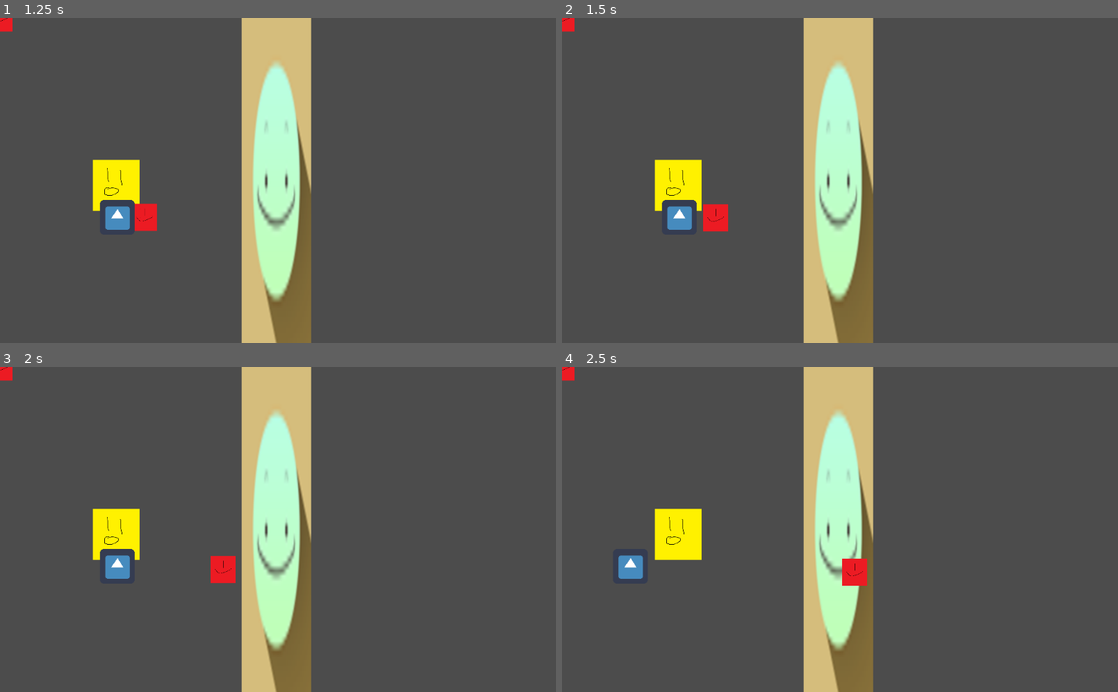
Above: before the commit, frames 1-4 (two rows, left to right).
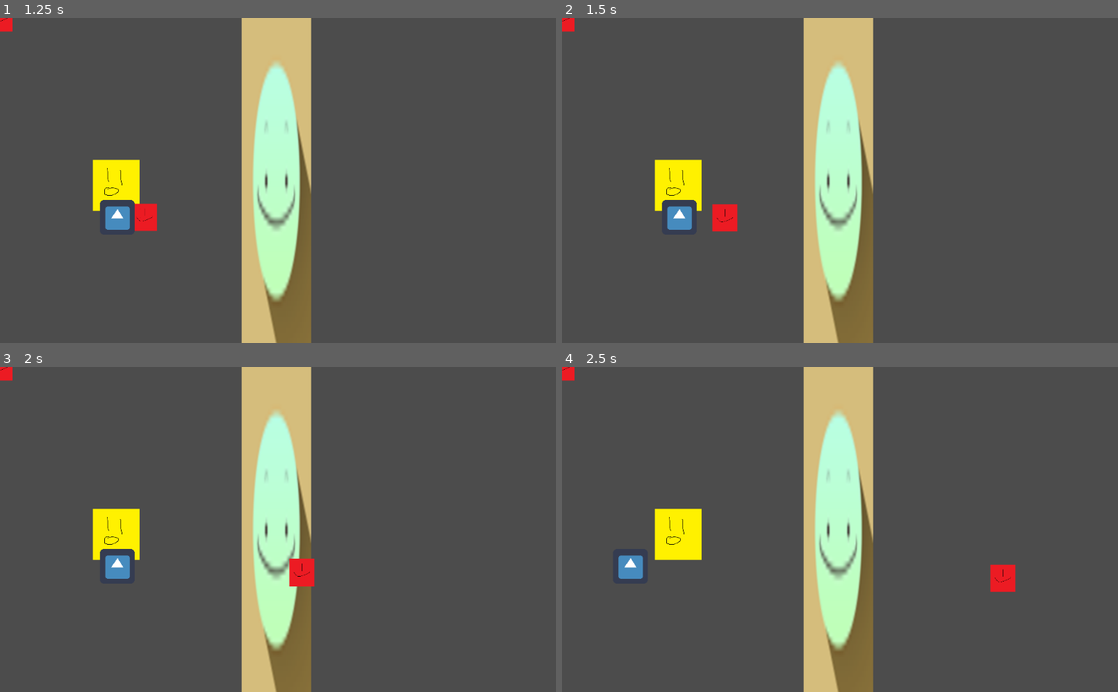
Above: after the commit, the same moments.

Repository: Lucianono/DinerWithMonster
Game: Godot game, scene res://on-site.tscn
The game is run twice, just before and just after one commit, with the same random seed, the same clock (stepped at 60 frames per second) and the same inputs. The engine's default icon, where the game draws it, is replaced by a stand-in: a white triangle on a blue panel in a dark square.
Inputs (mouse positions are in pixels of both pictures, inside the frame that each line leads up to):
- Up to frame 1 (1.25 s): tap Enter at 0.5 s; move the mouse to (250, 245) at 0.52 s; hold Up (ui_up) from 0.53 s (still down); click (250, 245) at 0.67 s
- Up to frame 2 (1.5 s): keep holding Up (ui_up); tap Space at 1.25 s; move the mouse to (1006, 229) at 1.27 s; click (1006, 229) at 1.42 s
- Up to frame 3 (2 s): keep holding Up (ui_up)
- Up to frame 4 (2.5 s): move the mouse to (673, 480) at 2.02 s; release Up (ui_up) at 2.03 s; hold Left (ui_left) from 2.03 s (still down); click (673, 480) at 2.17 s

Frame 1 is identical in both runs. In frame 2, 0.3% of the frame differs, in the area x 25-32%, y 57-66%; in frame 3, 0.8%, in the area x 37-57%, y 58-68%; in frame 4, 0.8%.

Commit message:
still upgrading smart speed aiming

Diff:
--- a/ingredient-entity.gd
+++ b/ingredient-entity.gd
@@ -59,13 +59,13 @@
 				c_triangle = pow(screensize.x, 2) + pow(b_triangle, 2)
 				c_triangle = sqrt(c_triangle)
 				print(c_triangle)
-				var b_similar_triangle = (b_triangle - position.y) /  b_triangle
-				print(b_similar_triangle)
-				var c_similar_triangle = c_triangle  * b_similar_triangle
+				var scale_factor = (b_triangle - 100) /  b_triangle
+				print(scale_factor)
+				var c_similar_triangle = c_triangle  * scale_factor
 				print(c_similar_triangle)
 				if slope > 1 || slope < -1:
-					speed = (c_triangle - c_similar_triangle) / 2
+					speed = (c_triangle - c_similar_triangle)
 				else :
-					speed = screensize.x/2
+					speed = screensize.x
 				speed = speed/2
 				print(speed)
